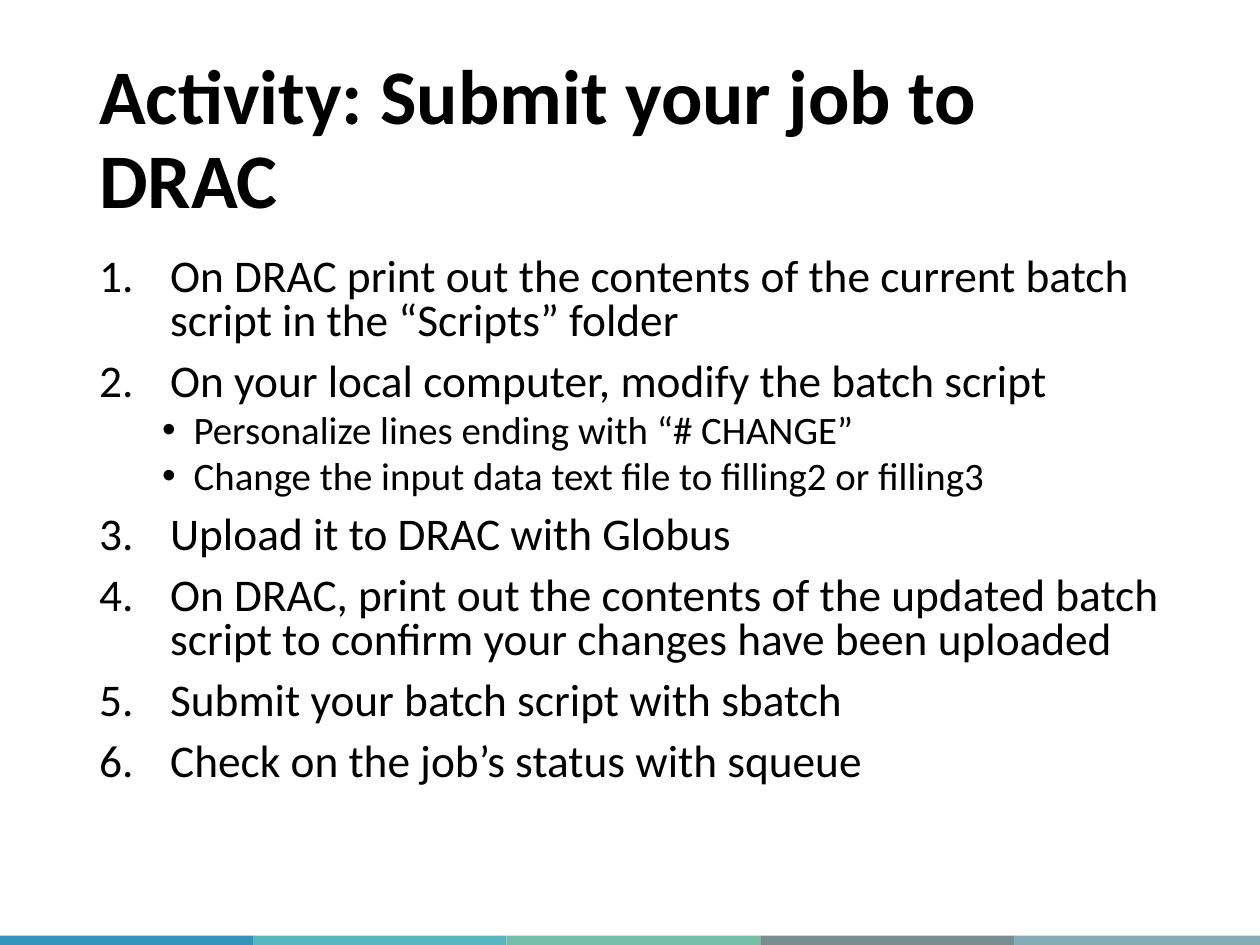
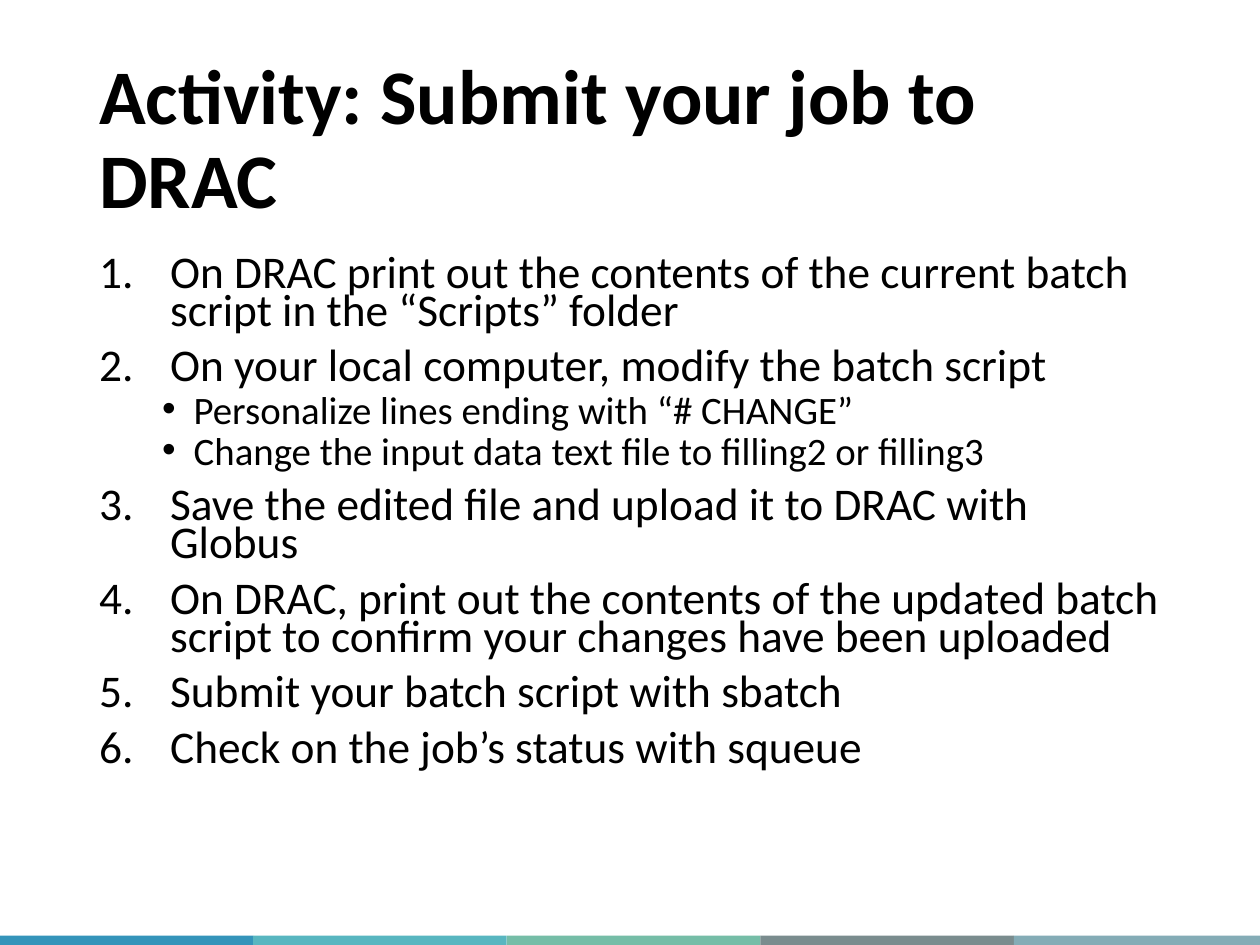
Before and after one commit to megan-ng/IntroToHighPerformanceComputing, a slide deck: slide 32 of Slides/IntroToHPCWorkshop.pptx. Drawn at 1260x945 pixels with LibreOffice and Linux fonts; fonts in the diff are those of the drawing; background and template pictures are left out. Boxes give left, top, right and bottom in pixels: in the first picture for what was removed or moved away, otherwise in the second. Text is boxed around its words. In the diff, an @@ line names an element or a change of style, - is before the commit and + after.

```diff
--- a/Slides/IntroToHPCWorkshop.pptx
+++ b/Slides/IntroToHPCWorkshop.pptx
@@ text at [170,256,1158,771]: line spacing 0.8 to 0.7 @@
@@ text at [170,488,1028,559]: text changed @@
-3. Upload it to DRAC with Globus
+3. Save the edited file and upload it to DRAC with Globus
```
Also in this commit, not shown: 7 other slides changed, 3 other files.
